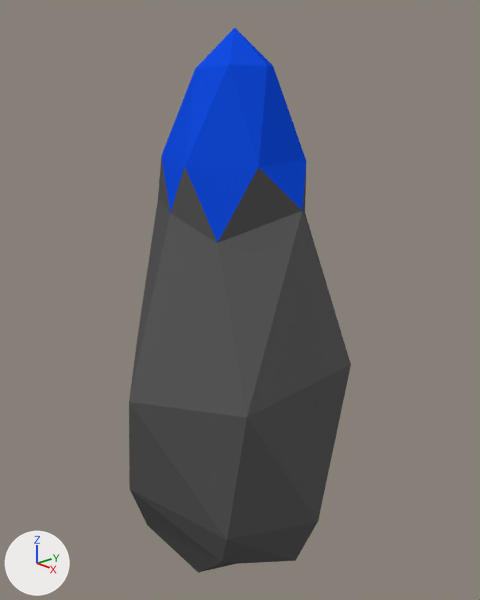
An edit to the Blender file Assets/Models/crystal.blend, drawn before and after from the same camera.
Rendered twice from a 50 mm lens placed at (3.27, -2.78, 3.61), pointed at (0.01, 0.05, 2.13). The axes (+X, +Y, +Z) are drawn at lower left. The lights are the same throughout.
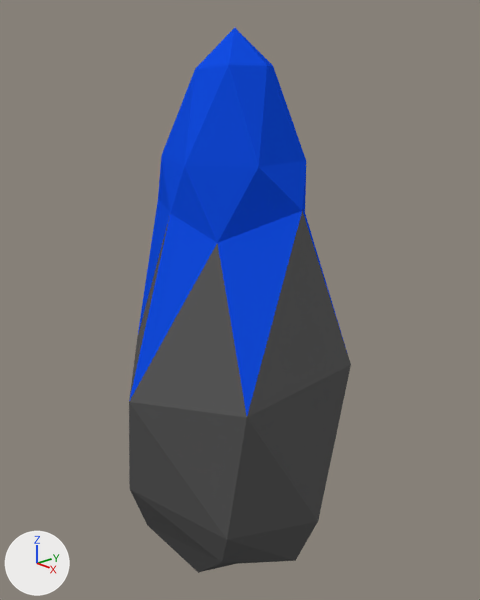
Where the change shows, as pixel boxes (x1, y1, x2, y2) in the pictures (480 x 600 px):
part 1 of me_circle, recoloured (grey to blue)
    both: (129, 157, 348, 415)

What the commit changed:
me_circle has 43 vertices, 82 faces and spans x -0.78..0.81, y -0.87..0.79, z 0.05..3.86.
me_circle is used by ob_circle; location (0.0, 0.0, 0.0).
me_circle part 1: all 12 faces centred in x -0.56..0.47, y -0.55..0.55, z 2.36..2.89 switch from mat_pcmat1 (dark grey #5c5c5c) to mat_pcmat2 (blue #144fe7).
